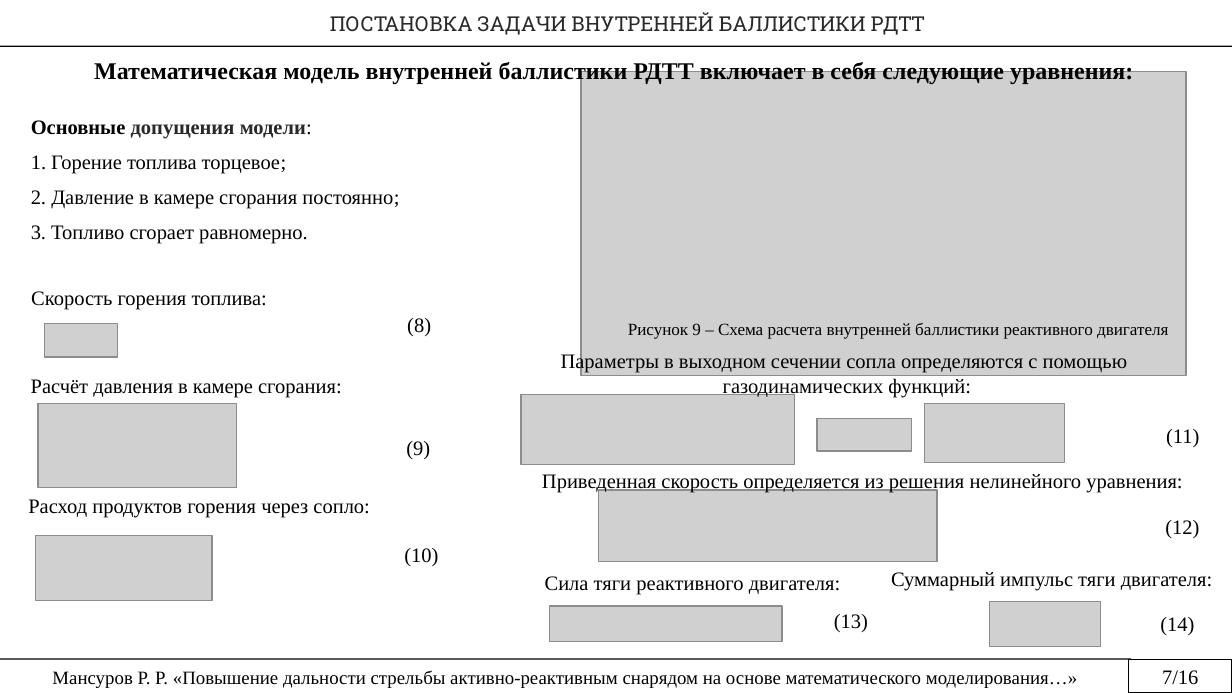
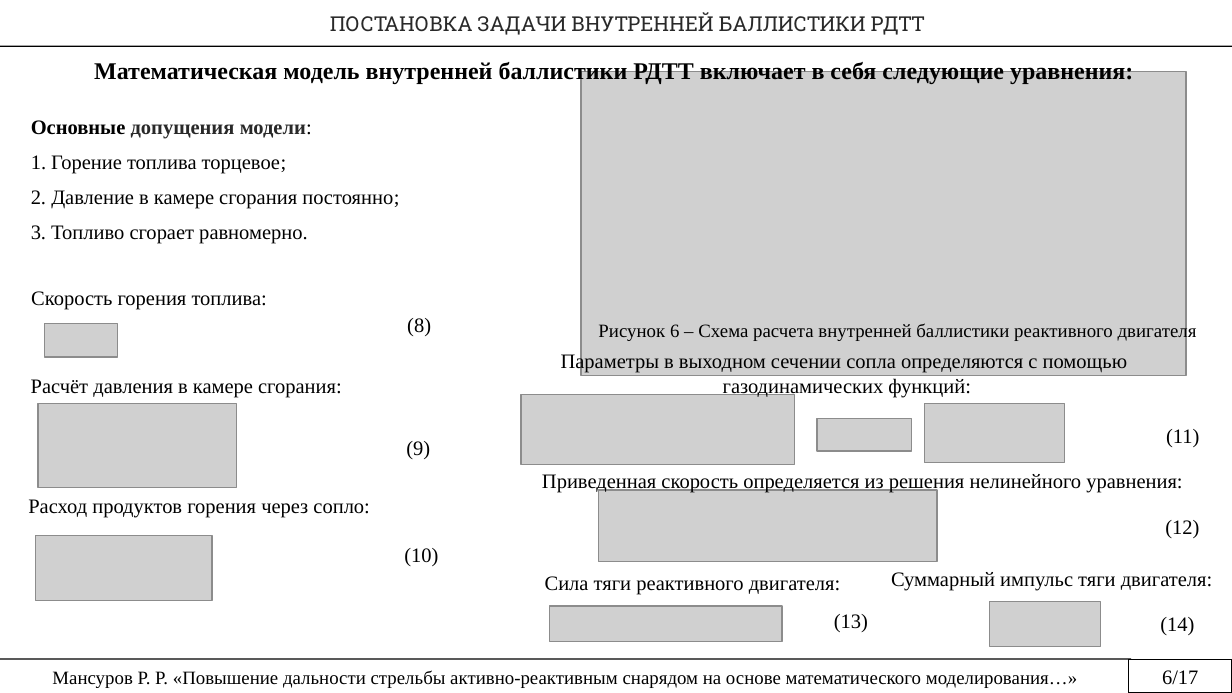
Before and after one commit to rustam-mansurov/cats, a slide deck: slide 6 of Мансуров Р.Р. — копия (2).pptx (slide 7 before the commit). Drawn at 1232x693 pixels with LibreOffice and Linux fonts; fonts in the diff are those of the drawing; grey boxes stand for pictures. Boxes give left, top, right and bottom in pixels: in the first picture for what was removed or moved away, otherwise in the second. Text is boxed around its words. In the diff, an @@ line names an element or a change of style, - is before the commit and + after.

```diff
--- a/Мансуров Р.Р. — копия (2).pptx
+++ b/Мансуров Р.Р. — копия (2).pptx
@@ text at box(598, 322, 1197, 341): text changed; size 10 to 11 pt @@
-Рисунок 9 – Схема расчета внутренней баллистики реактивного двигателя
+Рисунок 6 – Схема расчета внутренней баллистики реактивного двигателя
@@ text at box(1162, 670, 1198, 685): text changed @@
-7/16
+6/17
```
Also in this commit, not shown: 12 other slides changed, 1 slide added, 1 slide removed.
